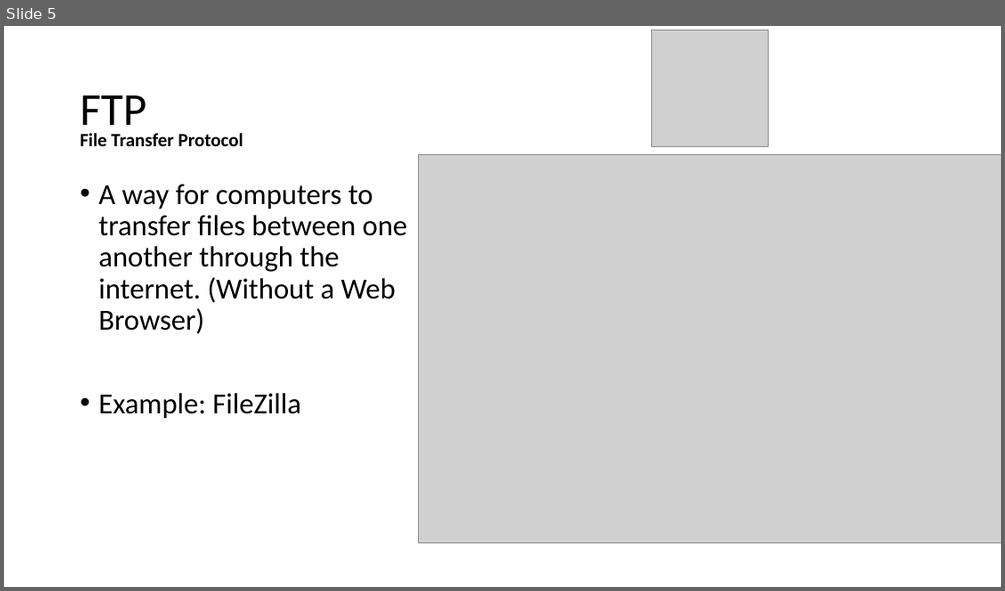
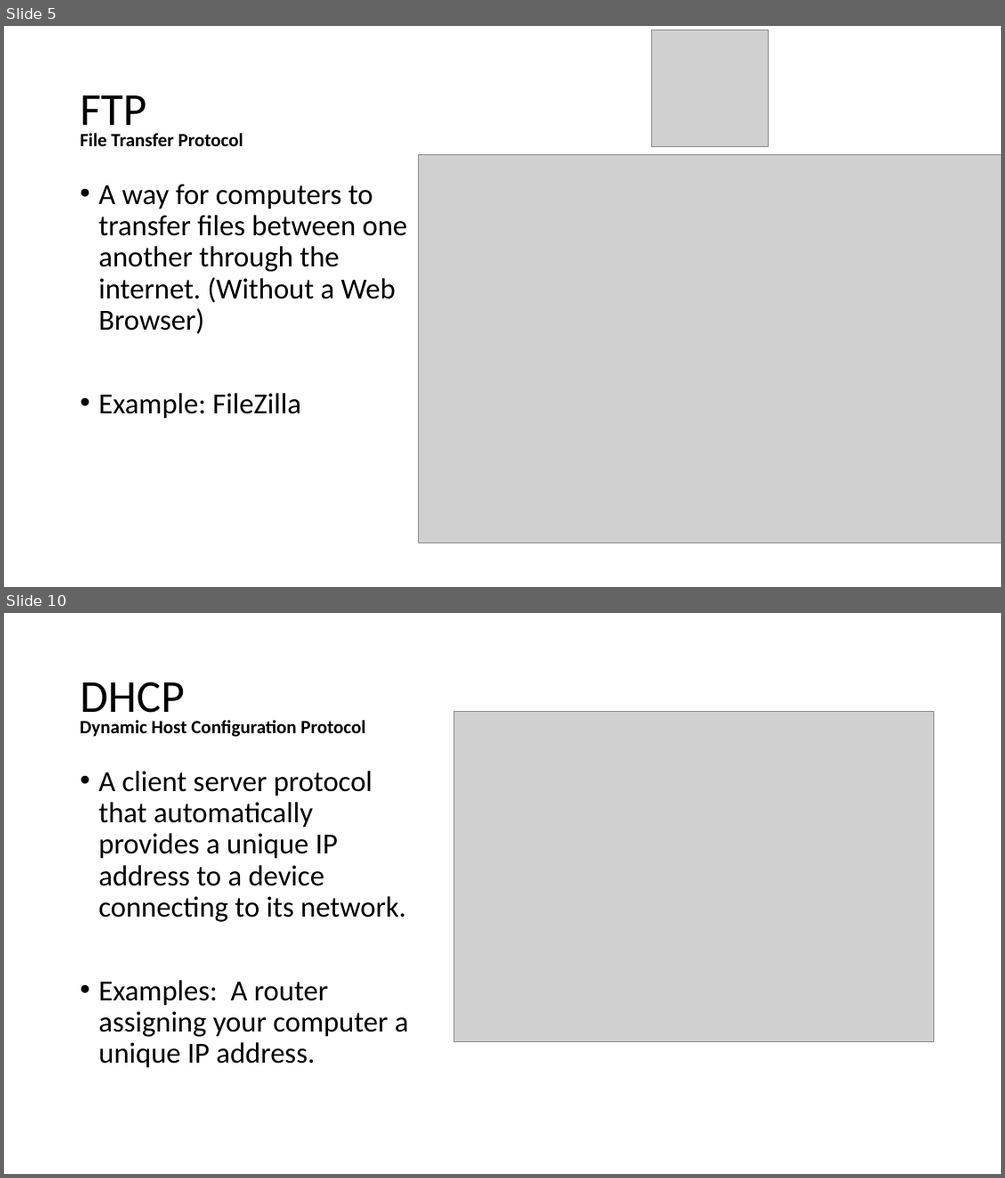
Before and after one commit to echoaj/TCS_PowerPoints, a slide deck: PowerPoints/Protocols.pptx. Shown one above the other, each under a label of ours: slide 5 before the commit, slides 5 and 10 after it; the slides between them are not shown. The pictures are 1005x591 and 1005x1178 pixels, drawn with LibreOffice and Linux fonts; fonts in the diff are those of the drawing; grey boxes stand for pictures. Boxes give left, top, right and bottom in pixels: in the first picture for what was removed or moved away, otherwise in the second. Text is boxed around its words. In the diff, an @@ line names an element or a change of style, - is before the commit and + after.

Commit message:
finished protocol ppt

```diff
--- a/PowerPoints/Protocols.pptx
+++ b/PowerPoints/Protocols.pptx
@@ slide 10 added at [4,613,1001,1174], background #FFFFFF @@
@@ title added at [80,682,184,722], 44 pt, text #000000 @@
+DHCP
@@ picture added at [453,712,933,1042] @@
@@ text added at [80,720,365,737], 18 pt, text #000000, bold @@
+Dynamic Host Configuration Protocol
@@ text added at [98,771,409,1068], 28 pt, text #000000 @@
+• A client server protocol that automatically provides a unique IP address to a device connecting to its network.
+• Examples: A router assigning your computer a unique IP address.
```
Also in this commit, not shown: 5 other slides added.
